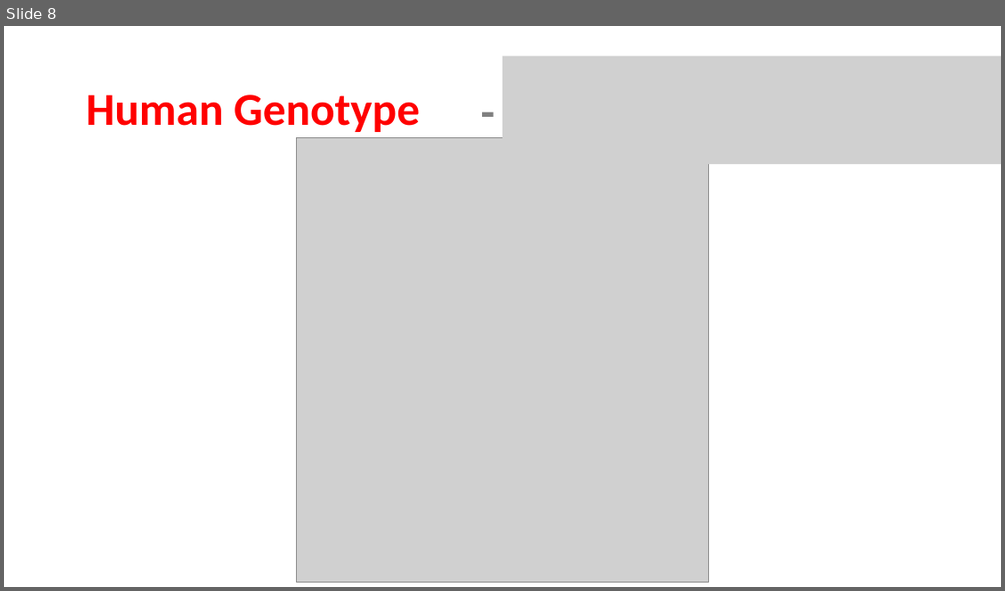
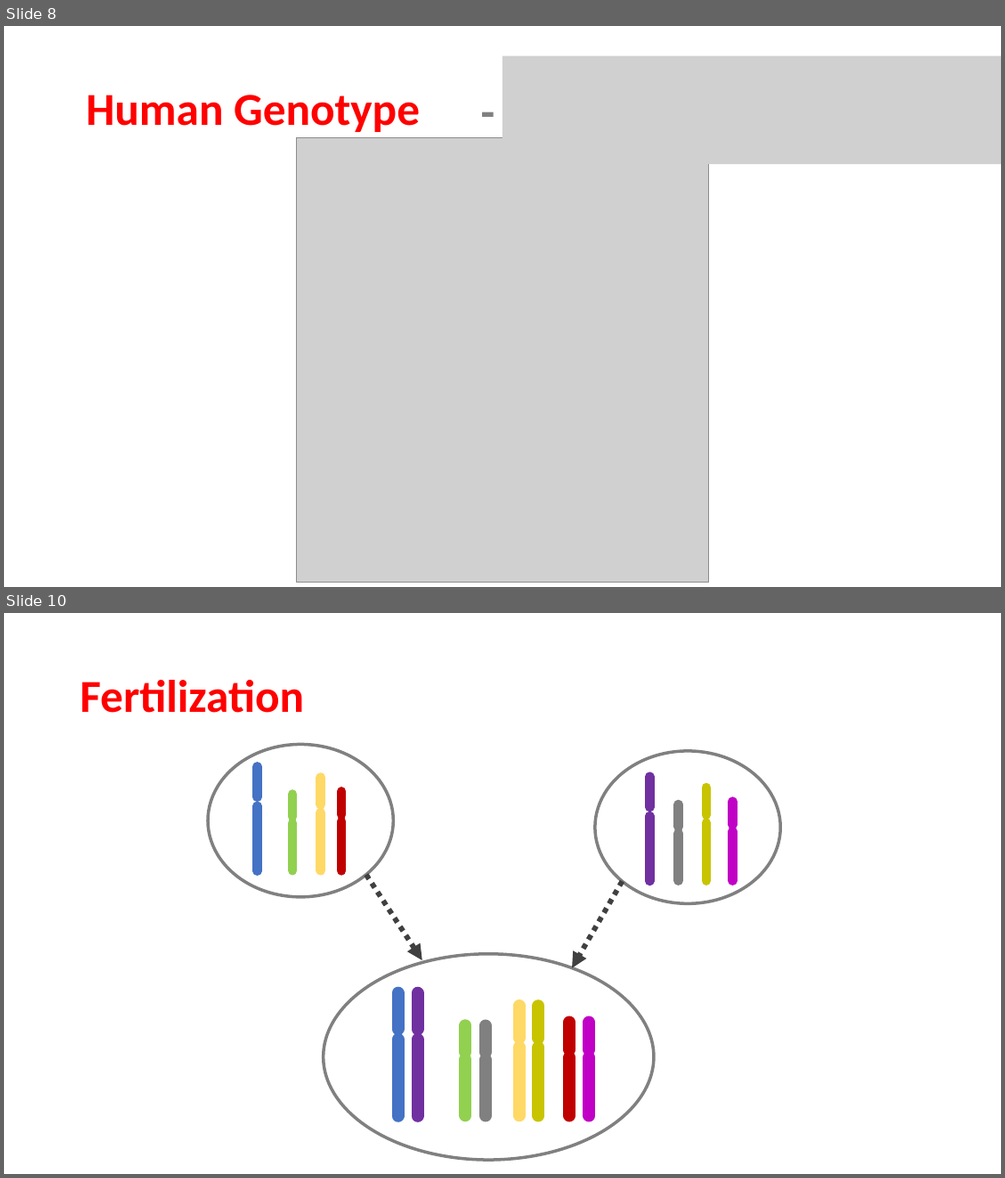
Before and after one commit to pauldubois98/PanicNightWorkshop, a slide deck: SolvingNimsGame.pptx. Shown one above the other, each under a label of ours: slide 8 before the commit, slides 8 and 10 after it; the slides between them are not shown. The pictures are 1005x591 and 1005x1178 pixels, drawn with LibreOffice and Linux fonts; fonts in the diff are those of the drawing; grey boxes stand for pictures. Boxes give left, top, right and bottom in pixels: in the first picture for what was removed or moved away, otherwise in the second. Text is boxed around its words. In the diff, an @@ line names an element or a change of style, - is before the commit and + after.

```diff
--- a/SolvingNimsGame.pptx
+++ b/SolvingNimsGame.pptx
@@ slide 10 added at box(4, 613, 1001, 1174), background #FFFFFF @@
@@ title added at box(80, 680, 304, 713), 44 pt, text #FF0000, bold @@
+Fertilization
@@ group added at box(208, 745, 394, 897): 8 lines, 1 ellipse @@
@@ group added at box(595, 751, 780, 903): 8 lines, 1 ellipse @@
@@ arrow added from (366, 875) to (422, 960), #404040 5 pt dashed @@
@@ arrow added from (623, 882) to (573, 968), #404040 5 pt dashed @@
@@ group added at box(324, 954, 654, 1159): 16 lines, 1 ellipse @@
```
Also in this commit, not shown: 2 other slides added.
